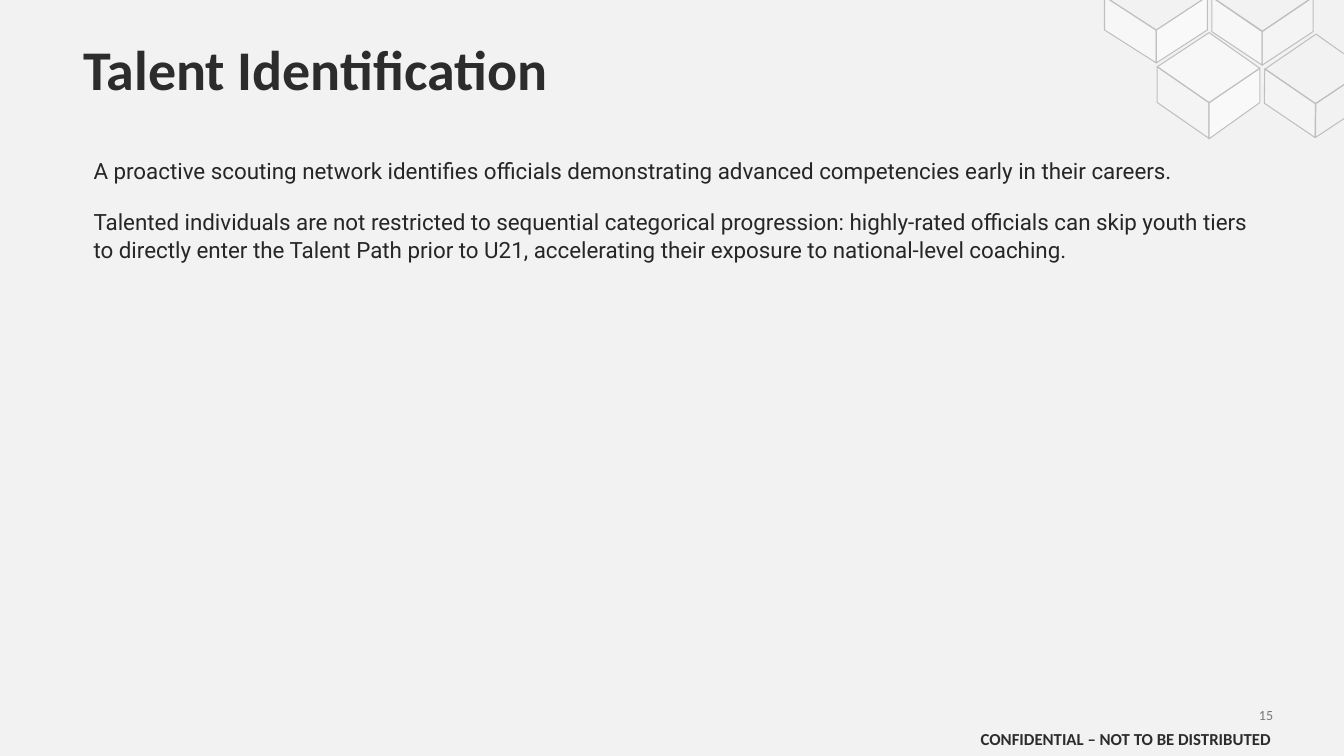
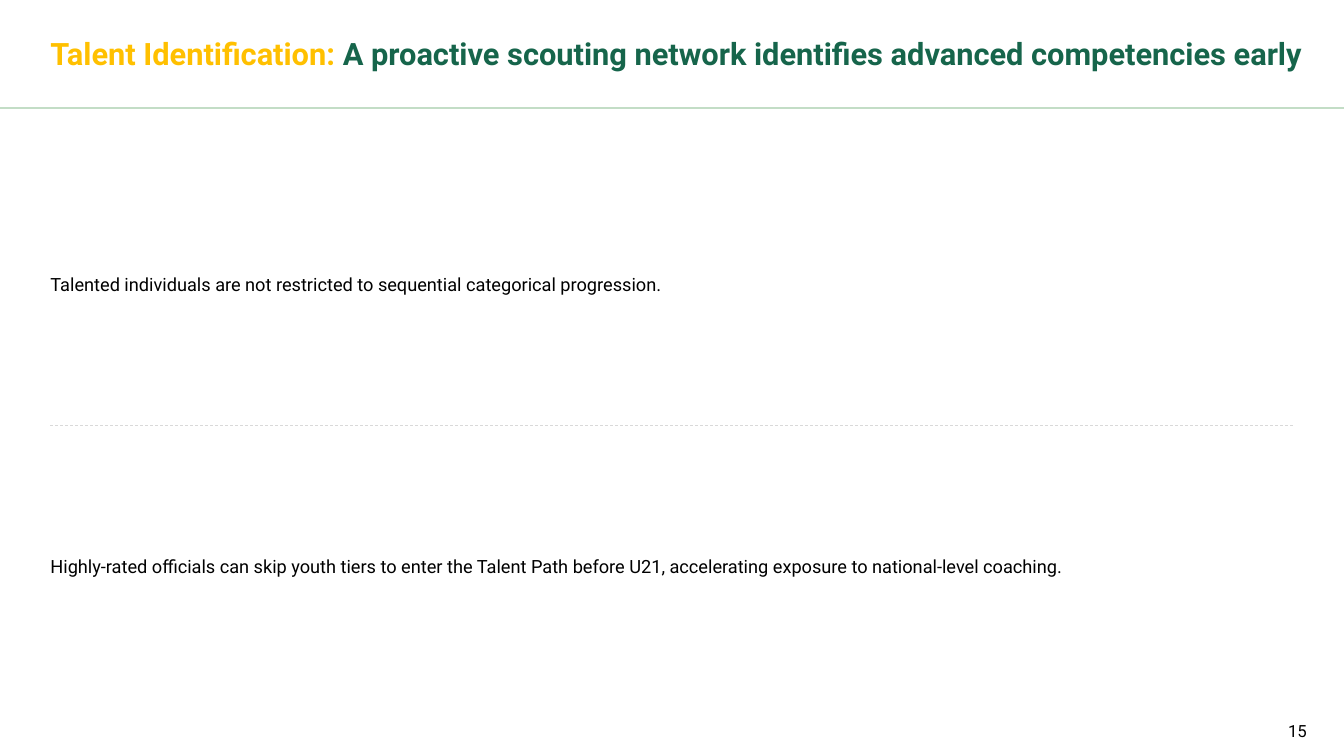
Before and after one commit to meedo5657-rgb/SAFF, a slide deck: slide 15 of Refereeing_Pathway_Presentation.pptx. Drawn at 1344x756 pixels with LibreOffice and Linux fonts; fonts in the diff are those of the drawing. Boxes give left, top, right and bottom in pixels: in the first picture for what was removed or moved away, otherwise in the second. Text is boxed around its words. In the diff, an @@ line names an element or a change of style, - is before the commit and + after.

```diff
--- a/Refereeing_Pathway_Presentation.pptx
+++ b/Refereeing_Pathway_Presentation.pptx
@@ background #F2F2F2 to #FFFFFF @@
@@ text added at [50, 41, 1302, 72], 22 pt, text #16654B, bold @@
+Talent Identification: A proactive scouting network identifies advanced competencies early
@@ title removed at [83, 50, 547, 91] @@
-Talent Identification
@@ group removed at [1105, 0, 1344, 139]: 13 freeform shapes @@
@@ line added from (0, 108) to (1344, 108), #87B787 1 pt @@
@@ text added at [50, 277, 661, 295], 13 pt, text #000000 @@
+Talented individuals are not restricted to sequential categorical progression.
@@ text "Highly-rated officials can skip youth ..." at [50, 559, 1062, 577]: vertical alignment top to middle @@
@@ line added from (50, 425) to (1296, 425), #D9D9D9 0.5 pt dashed @@
@@ text at [50, 559, 1062, 577]: text changed; size 16 to 13 pt; text colour #262626 to #000000 @@
-A proactive scouting network identifies officials demonstrating advanced competencies early in their careers.
-Talented individuals are not restricted to sequential categorical progression: highly-rated officials can skip youth tiers to directly enter the Talent Path prior to U21, accelerating their exposure to national-level coaching.
+Highly-rated officials can skip youth tiers to enter the Talent Path before U21, accelerating exposure to national-level coaching.
@@ page number removed at [1259, 711, 1273, 720] @@
-15
@@ text removed at [981, 734, 1270, 745] @@
-CONFIDENTIAL – NOT TO BE DISTRIBUTED
@@ page number added at [1288, 725, 1307, 737], 12 pt, text #000000 @@
+15
```
Also in this commit, not shown: 33 other slides changed, 1 slide added, 1 slide removed.
